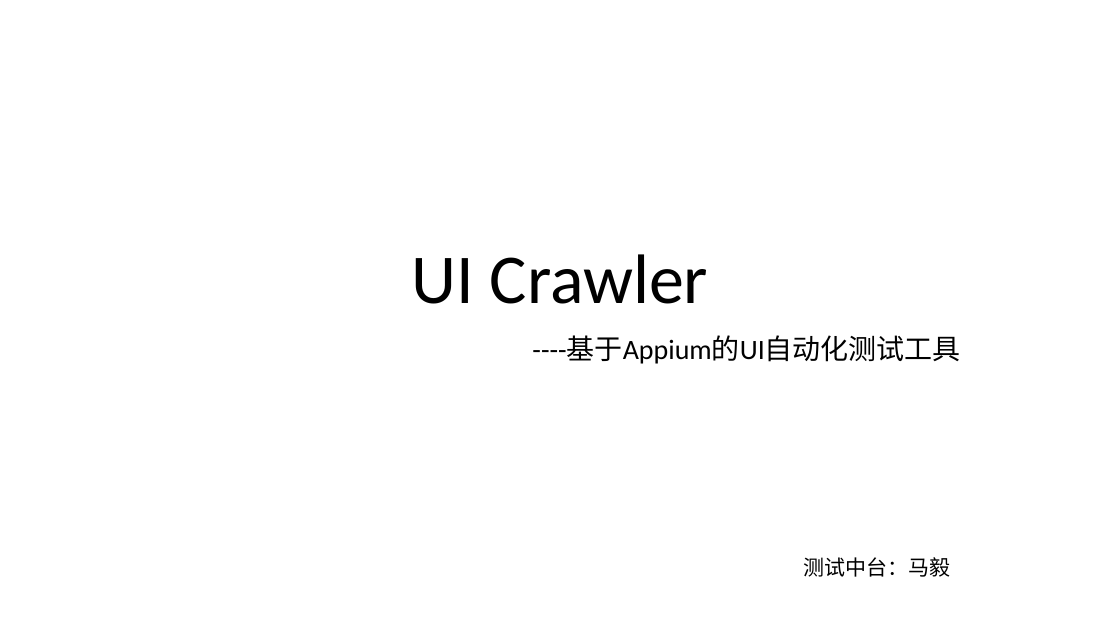
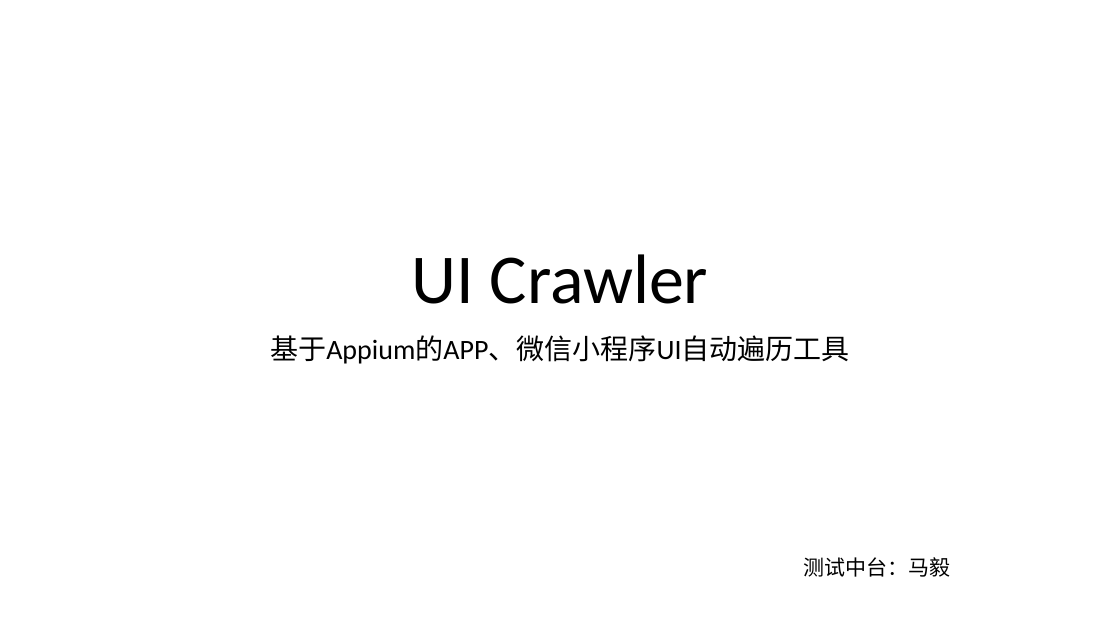
Before and after one commit to lgxqf/UICrawler, a slide deck: slide 1 of doc/UICrawler.pptx. Drawn at 1120x630 pixels with LibreOffice and Linux fonts; fonts in the diff are those of the drawing. Boxes give left, top, right and bottom in pixels: in the first picture for what was removed or moved away, otherwise in the second. Text is boxed around its words. In the diff, an @@ line names an element or a change of style, - is before the commit and + after.

```diff
--- a/doc/UICrawler.pptx
+++ b/doc/UICrawler.pptx
@@ subtitle at bbox=[270, 335, 849, 364]: text changed @@
-----基于Appium的UI自动化测试工具
+基于Appium的APP、微信小程序UI自动遍历工具
```
Also in this commit, not shown: 5 other slides changed, 1 slide added, 1 slide removed.
